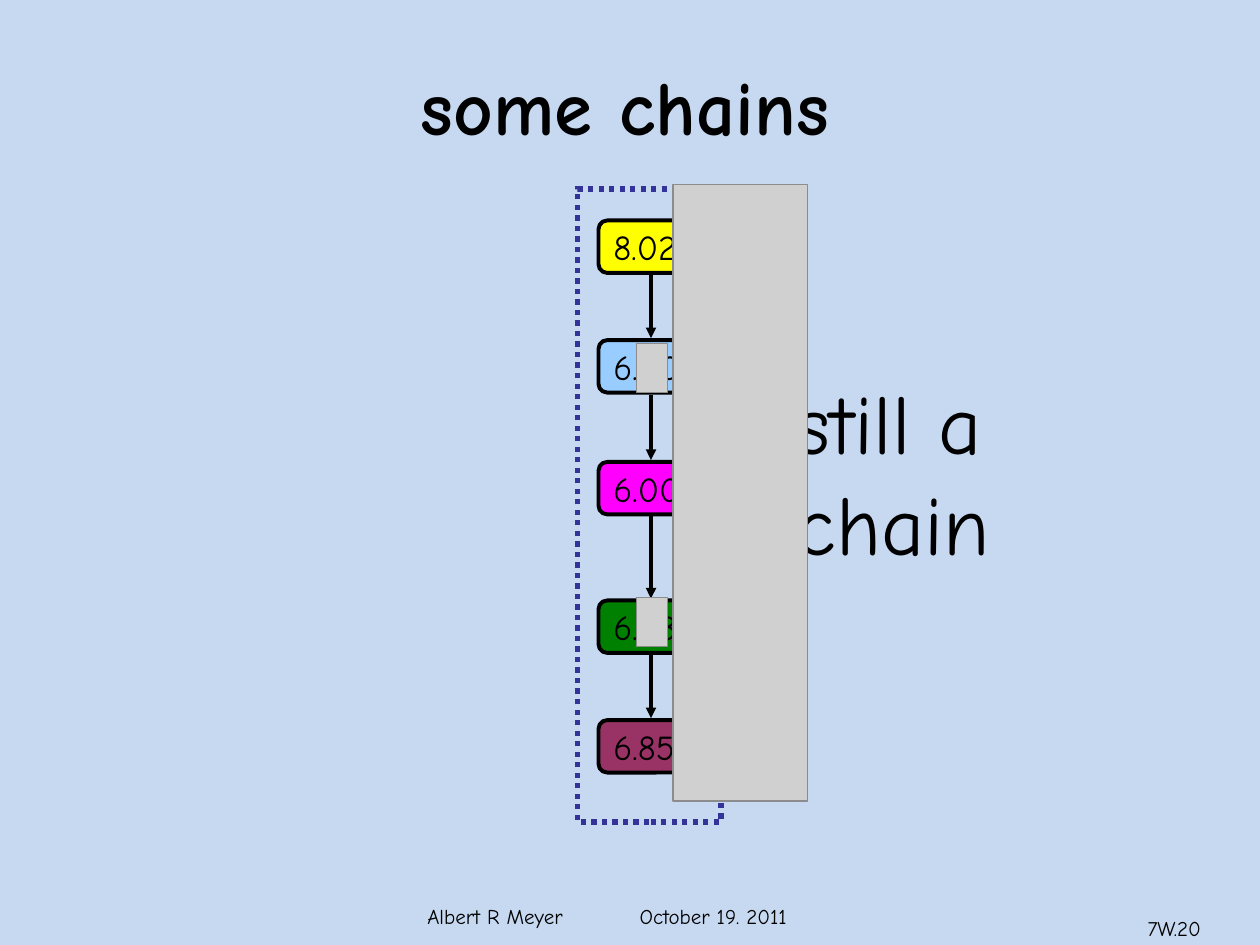
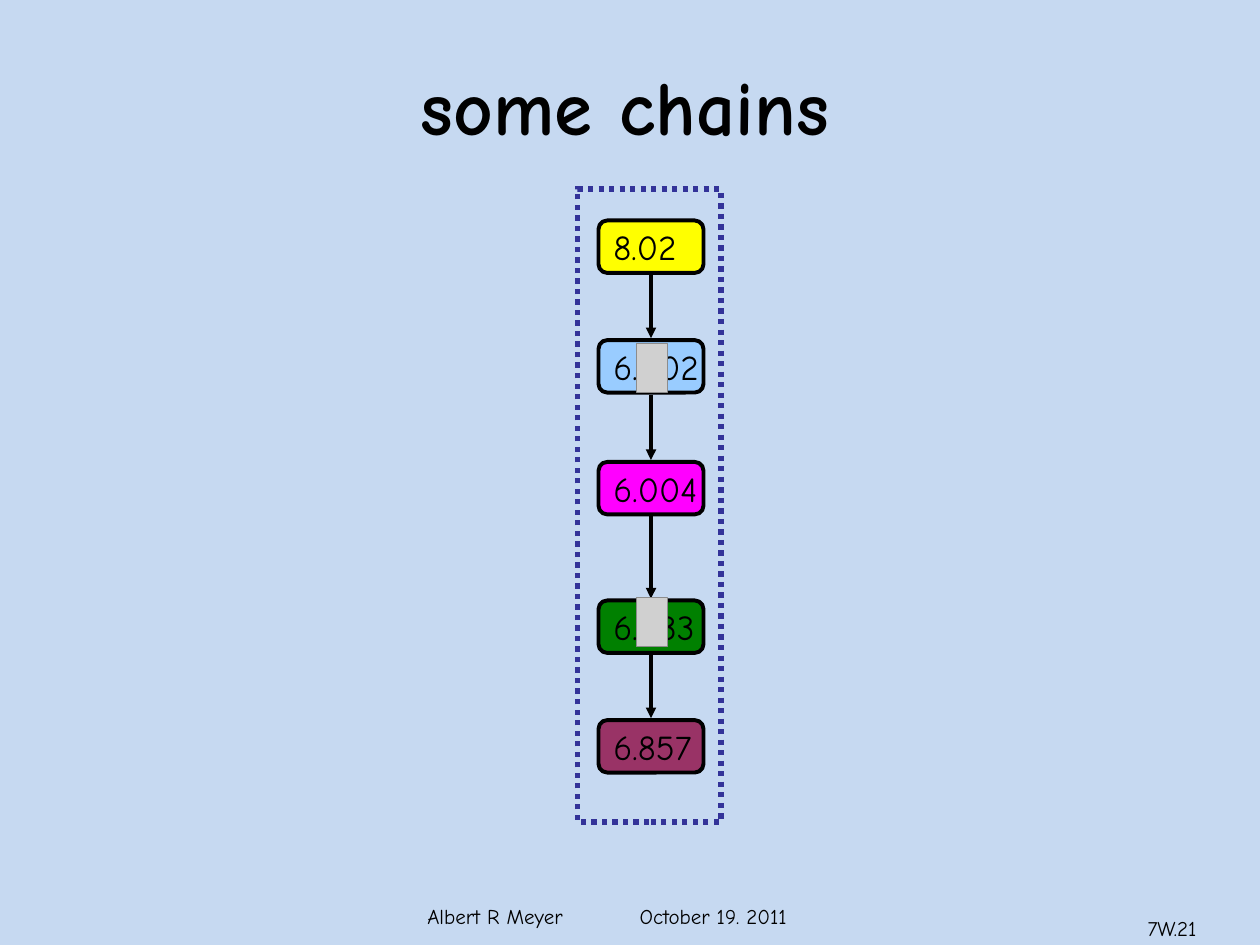
Before and after one commit to armeyer/mcs_web, a slide deck: slide 21 of fall11/slidesF11/slides7w.pptx (slide 20 before the commit). Drawn at 1260x945 pixels with LibreOffice and Linux fonts; fonts in the diff are those of the drawing; grey boxes stand for pictures; background and template pictures are left out. Boxes give left, top, right and bottom in pixels: in the first picture for what was removed or moved away, otherwise in the second. Text is boxed around its words. In the diff, an @@ line names an element or a change of style, - is before the commit and + after.

```diff
--- a/fall11/slidesF11/slides7w.pptx
+++ b/fall11/slidesF11/slides7w.pptx
@@ picture removed at [673,185,808,801] @@
@@ text removed at [796,382,990,581] @@
-still a
-chain
@@ page number at [1148,922,1197,936]: text changed @@
-7W.20
+7W.21
```
Also in this commit, not shown: 9 other slides changed, 4 slides added, 1 other file.
